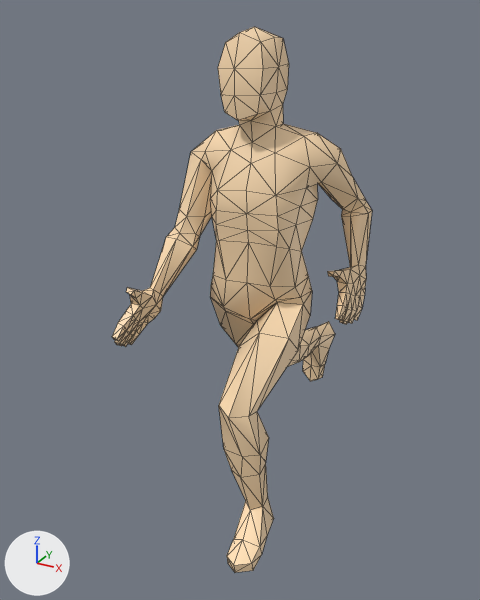
Renders of the OBJ model Game/Resources/Models/human26.obj from each side of a commit.
Both versions are drawn from a camera (50 mm lens) standing at (0.685, -1.34, 1.283) and looking at (-0.087, 0.064, 0.581). Arrows for +X, +Y and +Z are at lower left; the lights stay in place. Mesh edges are drawn as thin lines. Where no turn or scale is listed for an object, it has been applied to the vertices.

Names of what the first picture shows: 'HumanMale'.
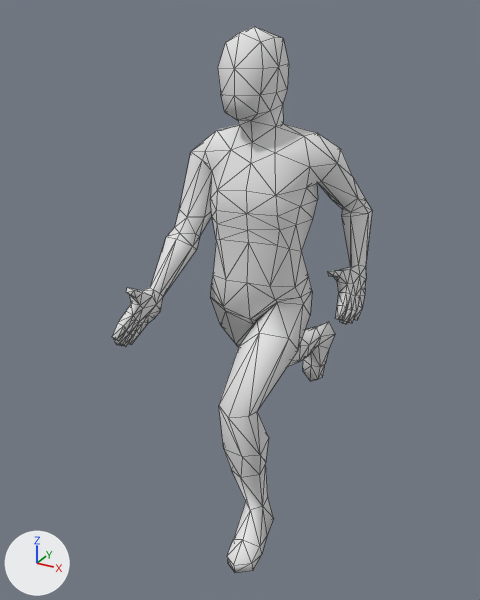
The newer file is also turned or shifted as a whole; pictures and numbers use the older file's frame.

Location of each change, [x1, y1, x2, y2] in pixels of the pictures (480 x 600 px):
'HumanMale', recoloured (beige to white): [112, 27, 372, 573] in both

Edits to the bpy script that builds the scene:
```text
Add mat_material:
    mat_material = principled_material('Material')
    mat_material.base_color = (0.8, 0.8, 0.8)  # white #e7e7e7
    mat_material.roughness = 1.0
Change me_humanmale:
    where me_humanmale.from_pydata(...)  # 410 vertices, 816 faces; spans x -0.226..0.218, y -0.298..0.566, z 0.015..1.246
    remove me_humanmale.materials.append(mat_maleskin)  # beige #ffdeb3
    add me_humanmale.materials.append(mat_material)  # white #e7e7e7
```
